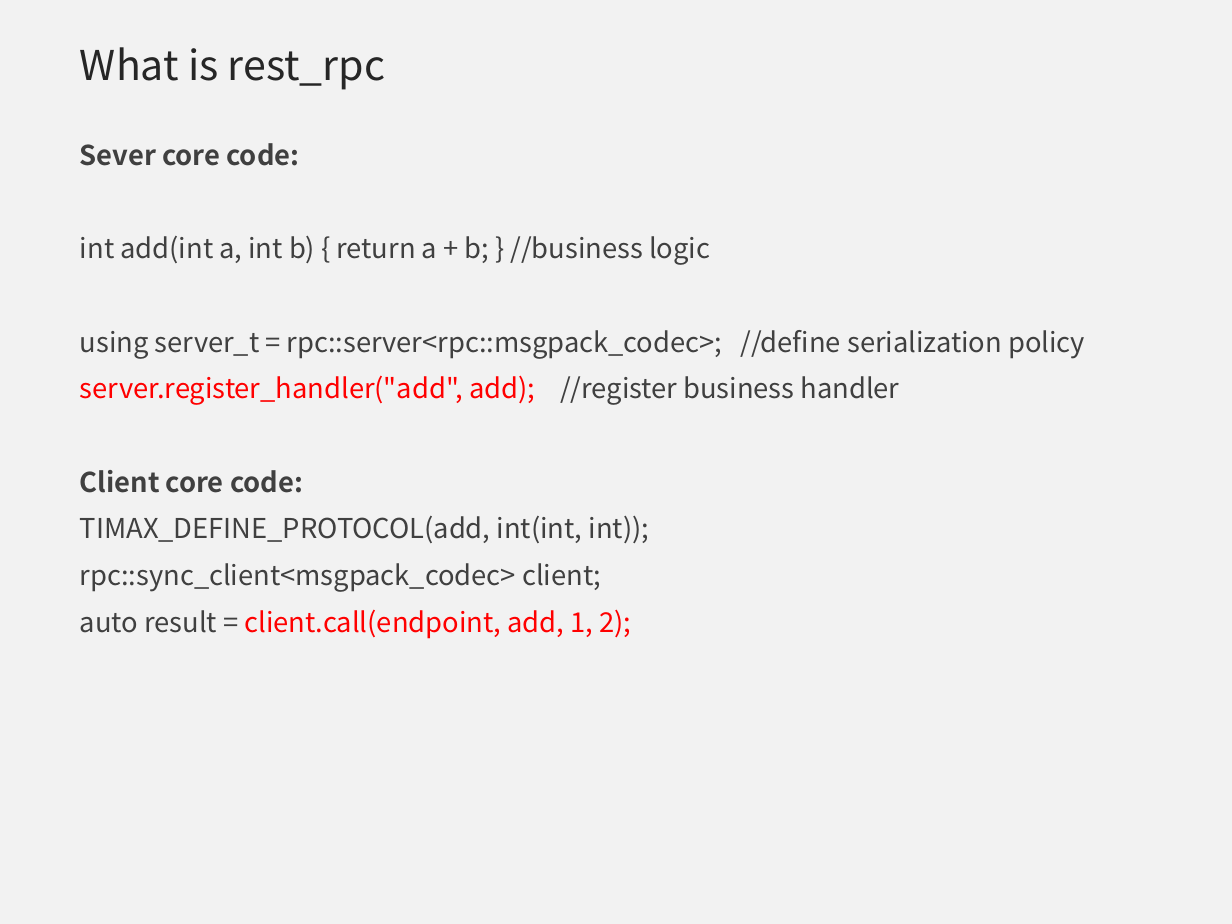
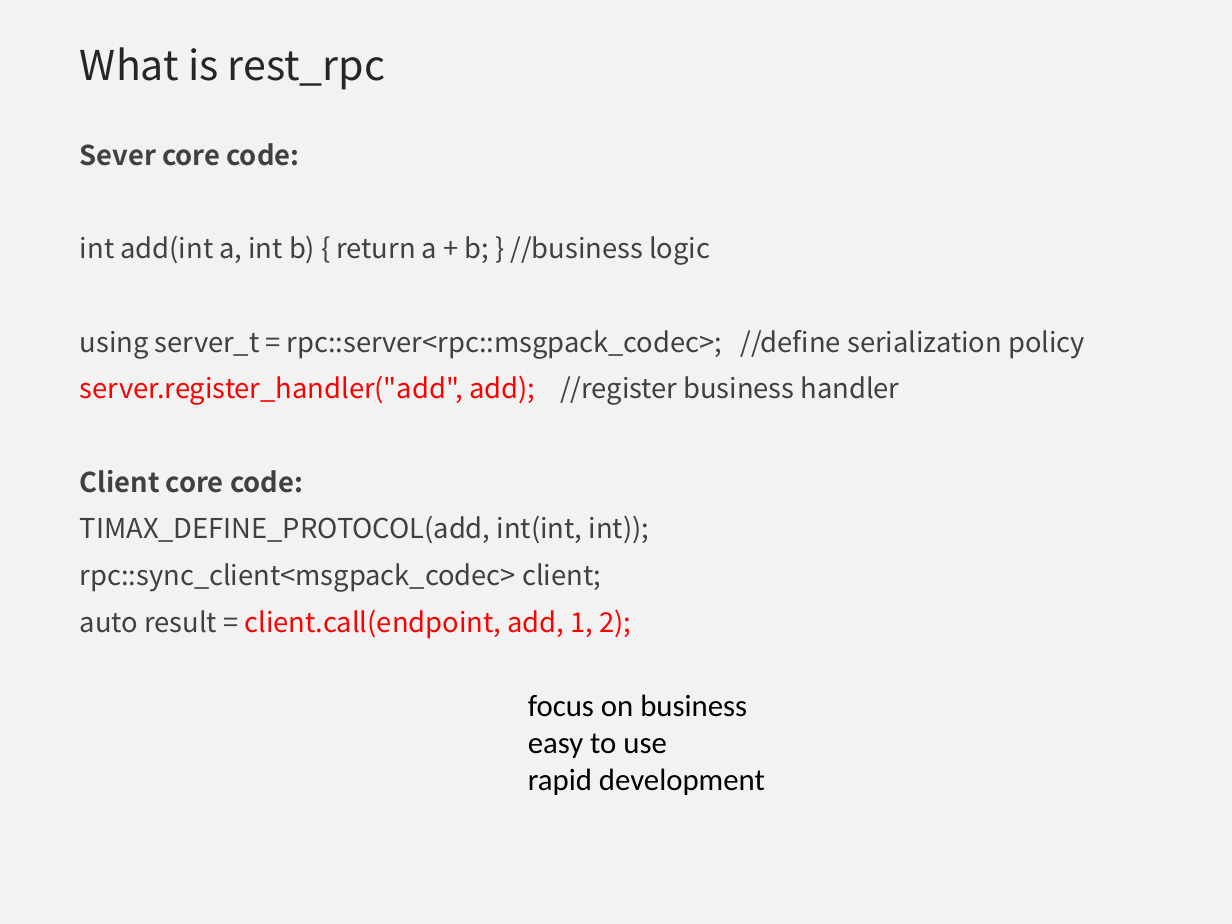
Before and after one commit to qicosmos/cppnow2017-ppt, a slide deck: slide 8 of An easy to use RPC framework implemented by c++11 and c++14 - shorter.pptx (slide 9 before the commit). Drawn at 1232x924 pixels with LibreOffice and Linux fonts; fonts in the diff are those of the drawing; background and template pictures are left out. Boxes give left, top, right and bottom in pixels: in the first picture for what was removed or moved away, otherwise in the second. Text is boxed around its words. In the diff, an @@ line names an element or a change of style, - is before the commit and + after.

```diff
--- a/An easy to use RPC framework implemented by c++11 and c++14 - shorter.pptx
+++ b/An easy to use RPC framework implemented by c++11 and c++14 - shorter.pptx
@@ text added at bbox=[528, 694, 765, 795], 18 pt, text #000000 @@
+focus on business
+easy to use
+rapid development
```
Also in this commit, not shown: 10 other slides changed, 1 slide added, 1 slide removed.
